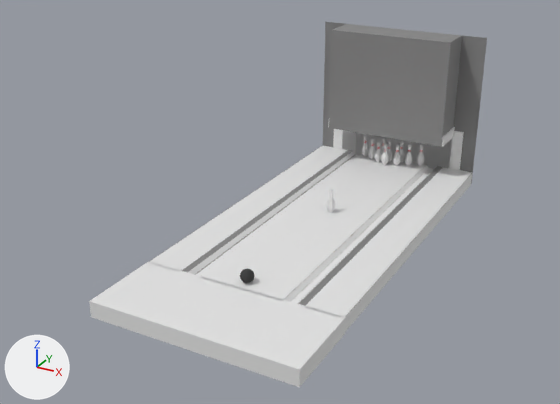
Before and after pictures for a commit that changed the COLLADA model models/bowling.dae.
Rendered twice from a camera (50 mm lens) standing at (19.8, -43.1, 21.5) and looking at (-2.2, -3.0, 1.4). Lighting does not change. The marker at lower left points along +X, +Y and +Z. Where no turn or scale is listed for an object, it has been applied to the vertices.

In view in the first picture: 'Lane', 'LaneModel', 'Lane_001', 'Lane_002', 'Lane_004', 'Lane_006', 'Lane_007', 'Lane_013', 'Lane_014', 'Lane_015'.
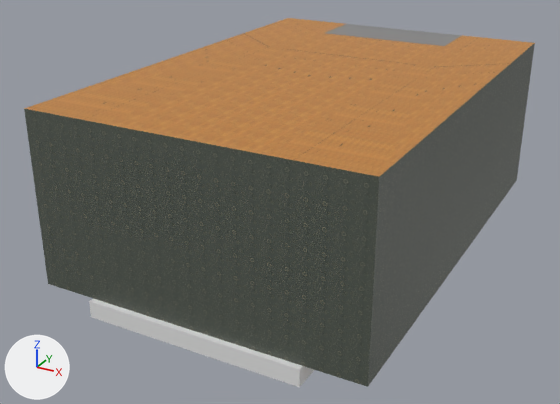
Where the change shows, as pixel boxes [x1, y1, x2, y2] in the pictures (560 x 404 px):
'LaneModel', reshaped
    before: [149, 22, 487, 317]
    after: [24, 18, 535, 387]
part 1 of me_lanemodel, built on
    before: [149, 22, 487, 317]
    after: [24, 18, 535, 387]
part 2 of me_lanemodel, recoloured
    before: [182, 149, 446, 306]
part 3 of me_lanemodel, recoloured
    before: [323, 115, 476, 172]
'Lane_015', unchanged, covered by the edit
    before: [89, 261, 346, 387]
    after: [89, 298, 314, 387]
'Lane', unchanged, covered by the edit
    before: [200, 154, 426, 300]
'Lane_014', unchanged, covered by the edit
    before: [306, 167, 472, 332]
'Lane_013', unchanged, covered by the edit
    before: [149, 146, 347, 272]

Diff of the bpy script that builds the scene:
```diff
--- a/models/bowling.dae.py
+++ b/models/bowling.dae.py
@@ img_wood2_jpg @@
+img_wood2_jpg = load_image('wood2.jpg', '../images/wood2.jpg', 512, 512, 'sRGB')
@@ img_carpet1_jpg @@
+img_carpet1_jpg = load_image('carpet1.jpg', '../images/carpet1.jpg', 512, 512, 'sRGB')
@@ img_walls_jpg @@
+img_walls_jpg = load_image('walls.jpg', '../images/walls.jpg', 512, 512, 'sRGB')
@@ mat_wood2 @@
+mat_wood2 = principled_material('Wood2')
+mat_wood2.texture = img_wood2_jpg
+mat_wood2.roughness = 0.44
@@ mat_carpet1 @@
+mat_carpet1 = principled_material('Carpet1')
+mat_carpet1.texture = img_carpet1_jpg
+mat_carpet1.roughness = 0.44
@@ mat_walls @@
+mat_walls = principled_material('Walls')
+mat_walls.texture = img_walls_jpg
+mat_walls.roughness = 0.44
@@ me_lanemodel @@
 # used by ob_lanemodel; location = (0.0, 0.0, 0.0)
-me_lanemodel.from_pydata(...)  # 126 vertices, 130 faces; spans x -6.3..6.3, y -16.3..14.4, z -1.7..10.1
+me_lanemodel.from_pydata(...)  # 128 vertices, 158 faces; spans x -9.6..9.6, y -16.3..14.4, z -1.7..10.1
+# me_lanemodel part 1
+# 12 vertices are removed from x -6.3..6.3, y -16.3..11.7, z 0.0..10.1
+# 14 faces are deleted
+# 3 vertices in x 6.3, y -11.7..11.7, z 0.0..2.6 move by (3.3, 0.0, 0.0)
+# 3 vertices in x -6.3, y -11.7..11.7, z 0.0..2.6 move by (-3.3, 0.0, 0.0)
+# 2 vertices move from x -4.5..4.5, y 9.0, z 2.6 to x -4.5..4.5, y 7.7, z 2.6
+# 14 vertices are added at x -9.6..9.6, y -16.3..11.7, z 0.0..10.1
+# 7 new faces join them, mat_laneway (picture img_laneway_jpg)
+# 4 new faces join them, mat_gutters (grey #858585)
+# 6 new faces join them, mat_carpet1 (picture img_carpet1_jpg)
+# 2 new faces join them, mat_wood2 (picture img_wood2_jpg)
+# 23 new faces join them, mat_walls (picture img_walls_jpg)
+# me_lanemodel part 2: 6 faces spanning x -4.5..4.5, y -11.8..11.7, z 0.0 switch from mat_gutters (grey #858585) to mat_carpet1 (picture img_carpet1_jpg)
+# me_lanemodel part 3: 2 faces spanning x -9.6..9.6, y 11.7, z 0.0..2.6 switch from mat_gutters (grey #858585) to mat_walls (picture img_walls_jpg)
 me_lanemodel.materials.append(mat_laneway)
+me_lanemodel.materials.append(mat_wood2)  # picture img_wood2_jpg
```
